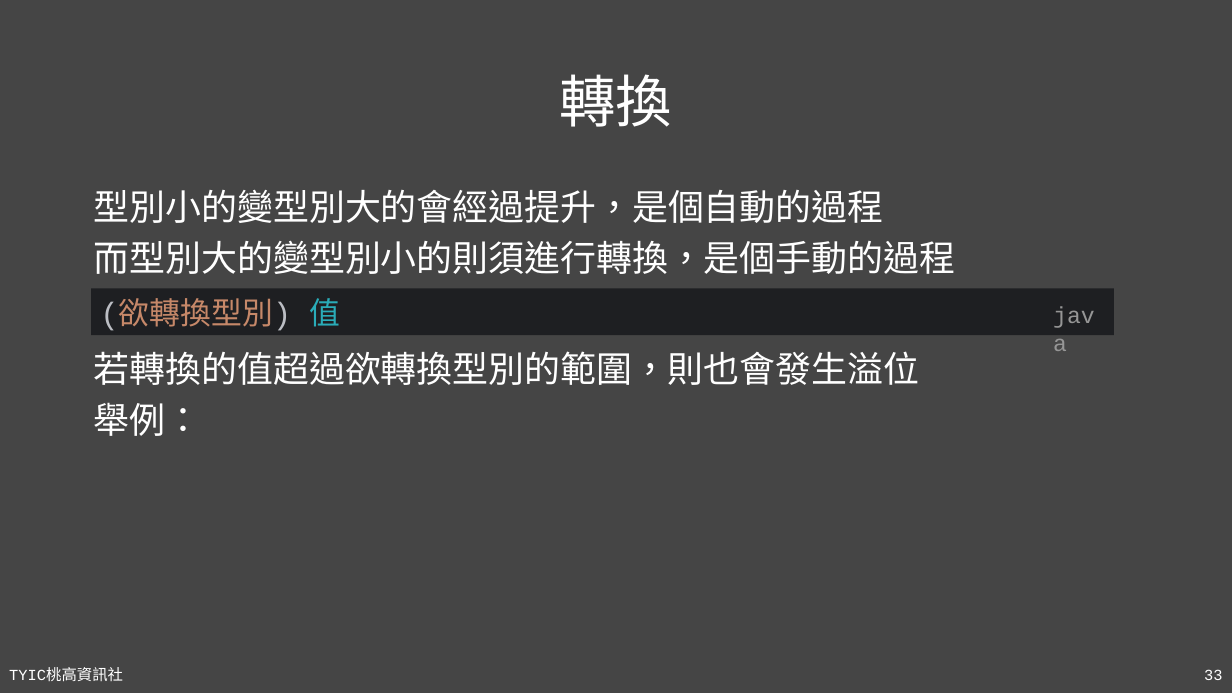
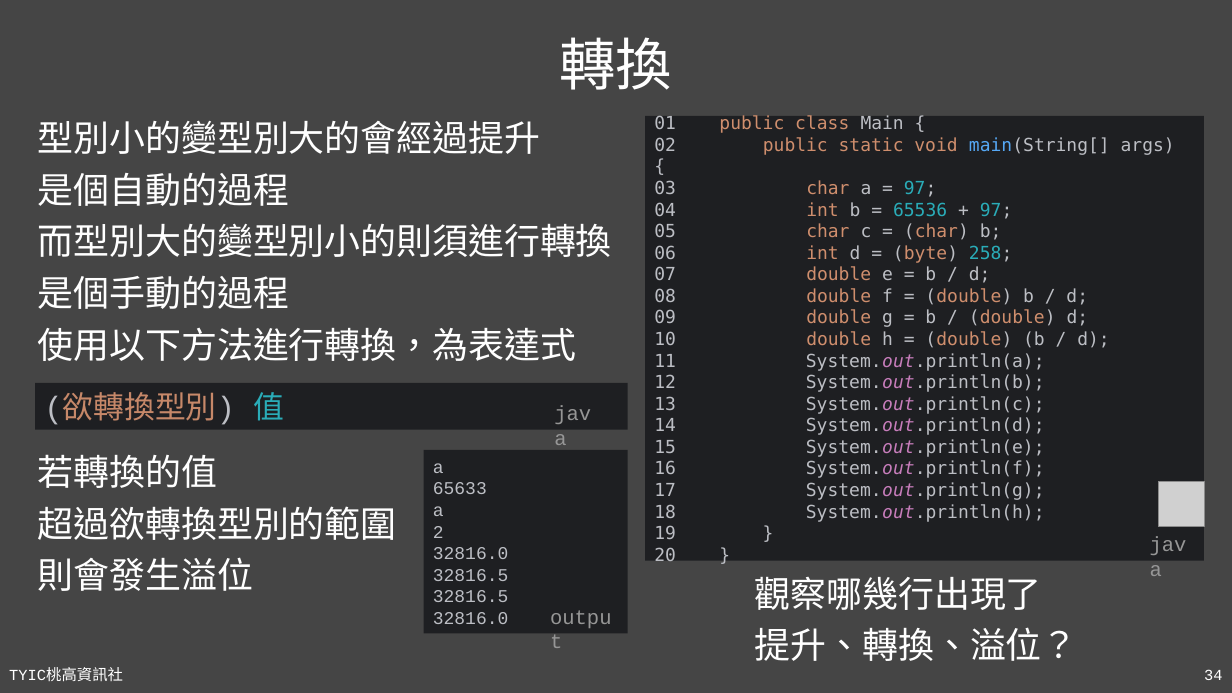
Before and after one commit to TYSHIC/slides, a slide deck: slide 34 of powerpoint/04_初探Java.pptx (slide 33 before the commit). Drawn at 1232x693 pixels with LibreOffice and Linux fonts; fonts in the diff are those of the drawing; grey boxes stand for pictures. Boxes give left, top, right and bottom in pixels: in the first picture for what was removed or moved away, otherwise in the second. Text is boxed around its words. In the diff, an @@ line names an element or a change of style, - is before the commit and + after.

Commit message:
04_input_output

```diff
--- a/powerpoint/04_初探Java.pptx
+++ b/powerpoint/04_初探Java.pptx
@@ title "轉換": place and size @@
-title "轉換" at (559, 74, 672, 127)
+title "轉換" at (559, 37, 672, 90)
@@ rectangle added at (645, 116, 1204, 561), fill #1E1F22, 14 pt, text #BCBEC4 @@
+01 public class Main {
+02 public static void main(String[] args) {
+03 char a = 97;
+04 int b = 65536 + 97;
+05 char c = (char) b;
+06 int d = (byte) 258;
+07 double e = b / d;
+08 double f = (double) b / d;
+09 double g = b / (double) d;
+10 double h = (double) (b / d);
+11 System.out.println(a);
+12 System.out.println(b);
+13 System.out.println(c);
+14 System.out.println(d);
+15 System.out.println(e);
+16 System.out.println(f);
+17 System.out.println(g);
+18 System.out.println(h);
+19 }
+20 }
@@ text at (38, 121, 612, 361): text changed @@
-型別小的變型別大的會經過提升，是個自動的過程
-而型別大的變型別小的則須進行轉換，是個手動的過程
+型別小的變型別大的會經過提升
+是個自動的過程
+而型別大的變型別小的則須進行轉換
+是個手動的過程
+使用以下方法進行轉換，為表達式
@@ rectangle "(欲轉換型別) 值": place and size @@
-rectangle "(欲轉換型別) 值" at (91, 288, 1115, 335)
+rectangle "(欲轉換型別) 值" at (35, 383, 628, 429)
@@ text "java": place and size @@
-text "java" at (1044, 297, 1115, 334)
+text "java" at (545, 396, 609, 430)
@@ text "java" at (545, 396, 609, 430): size 18 to 16 pt @@
@@ text at (38, 454, 397, 591): text changed @@
-若轉換的值超過欲轉換型別的範圍，則也會發生溢位
-舉例：
+若轉換的值
+超過欲轉換型別的範圍
+則會發生溢位
@@ rectangle added at (423, 450, 628, 634), fill #1E1F22, 14 pt, text #BCBEC4 @@
+a
+65633
+a
+2
+32816.0
+32816.5
+32816.5
+32816.0
@@ picture added at (1158, 482, 1204, 527) @@
@@ text added at (1141, 527, 1204, 561), 16 pt, text #969696 @@
+java
@@ text added at (755, 577, 1078, 661), 28 pt, text #FFFFFF @@
+觀察哪幾行出現了
+提升、轉換、溢位？
@@ text added at (542, 600, 628, 634), 16 pt, text #969696 @@
+output
@@ page number at (1204, 669, 1222, 680): text changed @@
-33
+34
```
Also in this commit, not shown: 14 other slides changed, 6 slides added, 2 slides removed, 7 other files.
